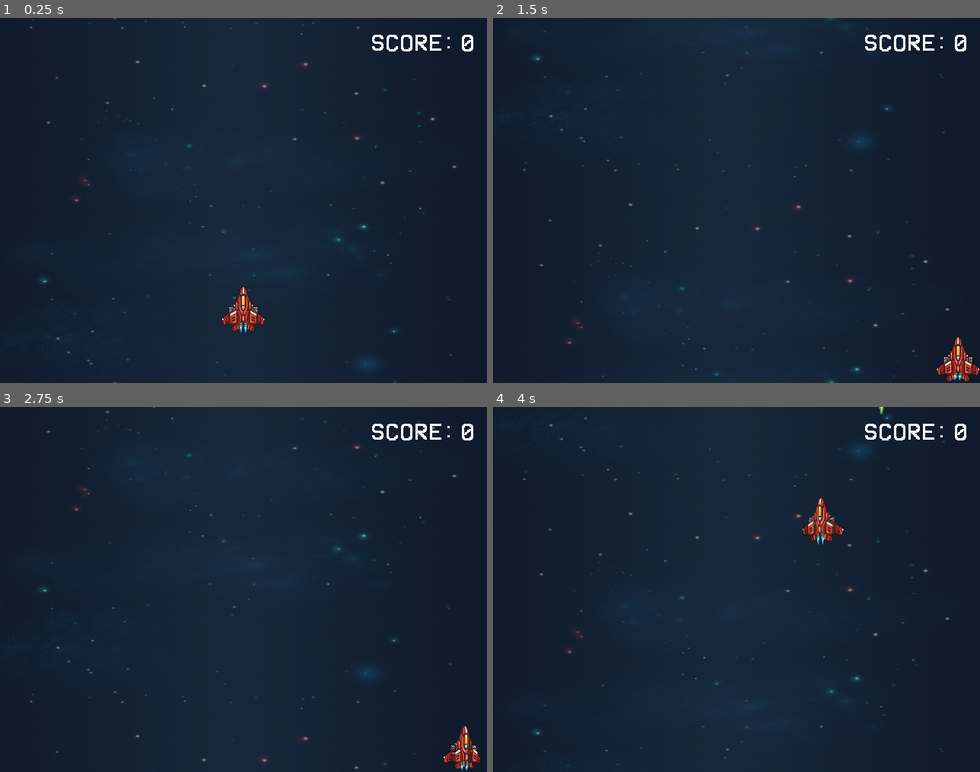
Above: before the commit, frames 1-4 (two rows, left to right).
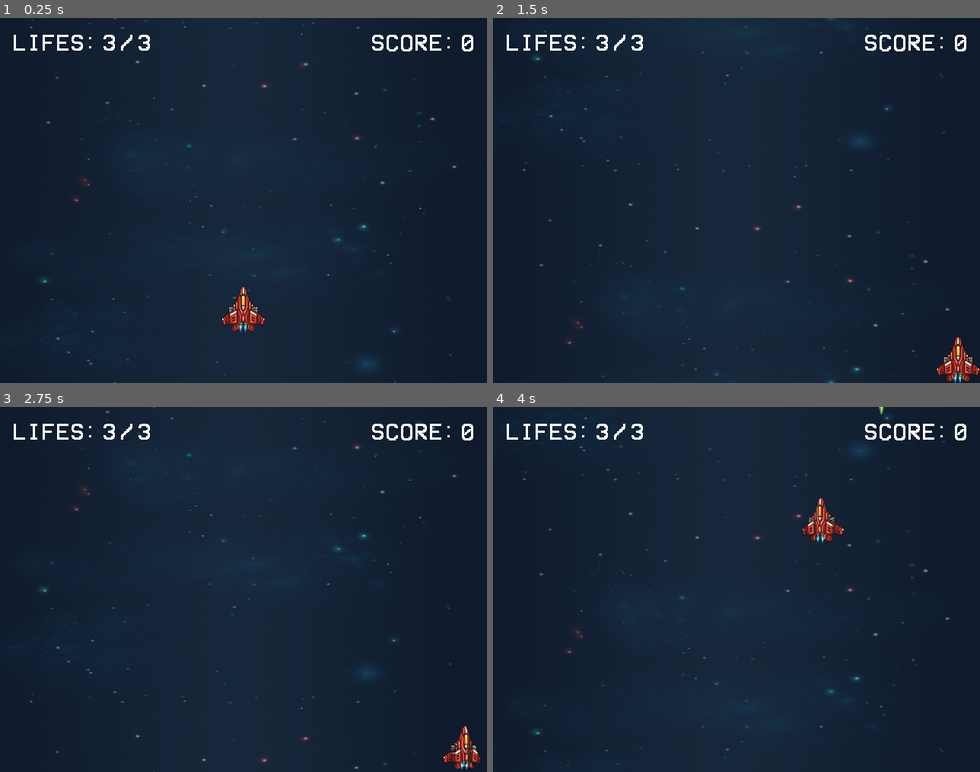
Above: after the commit, the same moments.

Repository: GArmane/vaporspace
Game: Godot game, scene res://src/scenes/main/Main.tscn
Same seed, same stepped clock (60 frames per second), same inputs: the game is played once before the commit and once after it. Sound files missing from this copy of the repository are replaced by a short silence.
Inputs:
- Up to frame 1 (0.25 s): no input
- Up to frame 2 (1.5 s): hold Right (ui_right) 0.53-1.28 s; tap Space (ui_select) at 0.77 s; hold Down (ui_down) from 1.28 s (still down)
- Up to frame 3 (2.75 s): tap Space (ui_select) at 1.52 s; release Down (ui_down) at 2.03 s; hold Right (ui_right) from 2.03 s (still down)
- Up to frame 4 (4 s): release Right (ui_right) at 2.78 s; hold Up (ui_up) 2.78-3.53 s; tap Space (ui_select) at 3.02, 3.77 s; hold Left (ui_left) from 3.53 s (still down)

The runs differ from the first frame. In frame 1, 0.4% of the frame differs, in the area x 2-51%, y 4-87%; in frame 2, 0.4%, in the area x 2-97%, y 4-100%; in frame 3, 0.4%; in frame 4, 0.4%.

Commit message:
feat(src/ui/gui): add gui element for player lifes

Diff:
--- a/src/entities/actors/player/Player.gd
+++ b/src/entities/actors/player/Player.gd
@@ -2,11 +2,11 @@
 
 
 signal dead
-signal lives_changed(value)
+signal lifes_changed(value)
 
 
 export var speed := 400
-export var lives := 3
+export var lifes := 3
 
 onready var animated_sprite: AnimatedSprite = $Canvas/BodySprite
 onready var canvas: CanvasModulate = $Canvas
@@ -91,10 +91,9 @@
 
 # Public API
 func hit():
-	var lives_lost = 1
-	emit_signal("lives_changed", lives_lost)
-	lives -= lives_lost
-	if lives <= 0:
+	lifes -= 1
+	emit_signal("lifes_changed", lifes)
+	if lifes <= 0:
 		_kill()
 	else:
 		_activate_invulnerability()
--- a/src/entities/actors/player/Player.tscn
+++ b/src/entities/actors/player/Player.tscn
@@ -48,12 +48,14 @@
 position = Vector2( -3.6494, 24.3871 )
 scale = Vector2( 0.5, 0.5 )
 frames = SubResource( 2 )
+frame = 1
 playing = true
 
 [node name="RightExhaustSprite" type="AnimatedSprite" parent="Canvas"]
 position = Vector2( 2.55506, 24.705 )
 scale = Vector2( 0.5, 0.5 )
 frames = SubResource( 2 )
+frame = 1
 playing = true
 
 [node name="CollisionPolygon2D" type="CollisionPolygon2D" parent="."]
--- a/src/scenes/main/GameController.gd
+++ b/src/scenes/main/GameController.gd
@@ -4,6 +4,7 @@
 onready var asteroid_spawner: Position2D = $AsteroidSpawner
 onready var gui: MarginContainer = $CanvasLayer/GUI
 onready var game_over_ui: Control = $CanvasLayer/GameOverUI
+onready var player: KinematicBody2D = $Player
 
 onready var game_timer: Timer = $Timers/GameTimer
 onready var reload_timer: Timer = $Timers/ReloadTimer
@@ -33,6 +34,7 @@
 func _ready() -> void:
 	# Prepare UI
 	gui.update_score(score)
+	gui.update_life_values(player.lifes, player.lifes)
 	# Prepare timers
 	game_timer.wait_time = game_time
 	wave_timer.wait_time = time_between_waves
@@ -60,5 +62,9 @@
 	_end_game(time_to_reload_after_death)
 
 
+func _on_Player_lifes_changed(value):
+	gui.update_life_value(value)
+
+
 func _on_ReloadTimer_timeout() -> void:
 	_reload_scene()
--- a/src/scenes/main/Main.tscn
+++ b/src/scenes/main/Main.tscn
@@ -101,3 +101,4 @@
 [connection signal="timeout" from="Timers/ReloadTimer" to="." method="_on_ReloadTimer_timeout"]
 [connection signal="timeout" from="Timers/WaveTimer" to="." method="_on_StartTimer_timeout"]
 [connection signal="dead" from="Player" to="." method="_on_Player_dead"]
+[connection signal="lifes_changed" from="Player" to="." method="_on_Player_lifes_changed"]
--- a/src/ui/gui/GUI.gd
+++ b/src/ui/gui/GUI.gd
@@ -1,9 +1,26 @@
 extends MarginContainer
 
 
-onready var score: HBoxContainer = $Elements/Score
+onready var score: HBoxContainer = $Elements/FirstRow/Score
+onready var lifes: HBoxContainer = $Elements/FirstRow/Lifes
 
 
 # Public API
+func update_life_values(value: int, max_value: int) -> Array:
+	return lifes.update_values(value, max_value)
+
+
+func update_life_value(value: int) -> int:
+	return lifes.update_lifes(value)
+
+
+func update_life_max_value(value: int) -> int:
+	return lifes.update_max(value)
+
+
 func update_score(value: int) -> int:
 	return score.update_value(value)
+
+
+func _on_Player_lifes_changed(value):
+	pass # Replace with function body.
--- a/src/ui/gui/GUI.tscn
+++ b/src/ui/gui/GUI.tscn
@@ -1,7 +1,8 @@
-[gd_scene load_steps=7 format=2]
+[gd_scene load_steps=8 format=2]
 
 [ext_resource path="res://src/ui/gui/GUI.gd" type="Script" id=1]
 [ext_resource path="res://src/ui/gui/Score.gd" type="Script" id=2]
+[ext_resource path="res://src/ui/gui/Lifes.gd" type="Script" id=3]
 
 [sub_resource type="DynamicFontData" id=1]
 antialiased = false
@@ -33,30 +34,83 @@
 [node name="Elements" type="VBoxContainer" parent="."]
 margin_right = 608.0
 margin_bottom = 29.0
+alignment = 1
 __meta__ = {
 "_edit_use_anchors_": false
 }
 
-[node name="Score" type="HBoxContainer" parent="Elements"]
+[node name="FirstRow" type="HSplitContainer" parent="Elements"]
 margin_right = 608.0
 margin_bottom = 29.0
-alignment = 2
-script = ExtResource( 2 )
 
-[node name="Label" type="Label" parent="Elements/Score"]
-margin_left = 471.0
-margin_right = 585.0
+[node name="Lifes" type="HBoxContainer" parent="Elements/FirstRow"]
+margin_right = 183.0
+margin_bottom = 29.0
+script = ExtResource( 3 )
+__meta__ = {
+"_edit_use_anchors_": false
+}
+
+[node name="Label" type="Label" parent="Elements/FirstRow/Lifes"]
+margin_right = 114.0
 margin_bottom = 29.0
 custom_fonts/font = SubResource( 2 )
-text = "SCORE:"
+text = "lifes:"
 align = 2
+uppercase = true
 
-[node name="Value" type="Label" parent="Elements/Score"]
-margin_left = 589.0
-margin_right = 608.0
+[node name="Value" type="Label" parent="Elements/FirstRow/Lifes"]
+margin_left = 118.0
+margin_right = 137.0
 margin_bottom = 29.0
 custom_fonts/font = SubResource( 4 )
 text = "0"
 __meta__ = {
 "_edit_use_anchors_": false
 }
+
+[node name="Separator" type="Label" parent="Elements/FirstRow/Lifes"]
+margin_left = 141.0
+margin_right = 160.0
+margin_bottom = 29.0
+custom_fonts/font = SubResource( 4 )
+text = "/"
+__meta__ = {
+"_edit_use_anchors_": false
+}
+
+[node name="MaxValue" type="Label" parent="Elements/FirstRow/Lifes"]
+margin_left = 164.0
+margin_right = 183.0
+margin_bottom = 29.0
+custom_fonts/font = SubResource( 4 )
+text = "0"
+__meta__ = {
+"_edit_use_anchors_": false
+}
+
+[node name="Score" type="HBoxContainer" parent="Elements/FirstRow"]
+margin_left = 195.0
+margin_right = 608.0
+margin_bottom = 29.0
+alignment = 2
+script = ExtResource( 2 )
+
+[node name="Label" type="Label" parent="Elements/FirstRow/Score"]
+margin_left = 276.0
+margin_right = 390.0
+margin_bottom = 29.0
+custom_fonts/font = SubResource( 2 )
+text = "score:"
+align = 2
+uppercase = true
+
+[node name="Value" type="Label" parent="Elements/FirstRow/Score"]
+margin_left = 394.0
+margin_right = 413.0
+margin_bottom = 29.0
+custom_fonts/font = SubResource( 4 )
+text = "0"
+__meta__ = {
+"_edit_use_anchors_": false
+}
--- /dev/null
+++ b/src/ui/gui/Lifes.gd
@@ -0,0 +1,20 @@
+extends HBoxContainer
+
+
+onready var value_node: Label = $Value
+onready var max_value_node: Label = $MaxValue
+
+
+# Public API
+func update_values(value: int, max_value: int) -> Array:
+	return [update_lifes(value), update_max(max_value)]
+
+
+func update_lifes(value: int) -> int:
+	value_node.text = str(value)
+	return value
+
+
+func update_max(value: int) -> int:
+	max_value_node.text = str(value)
+	return value
